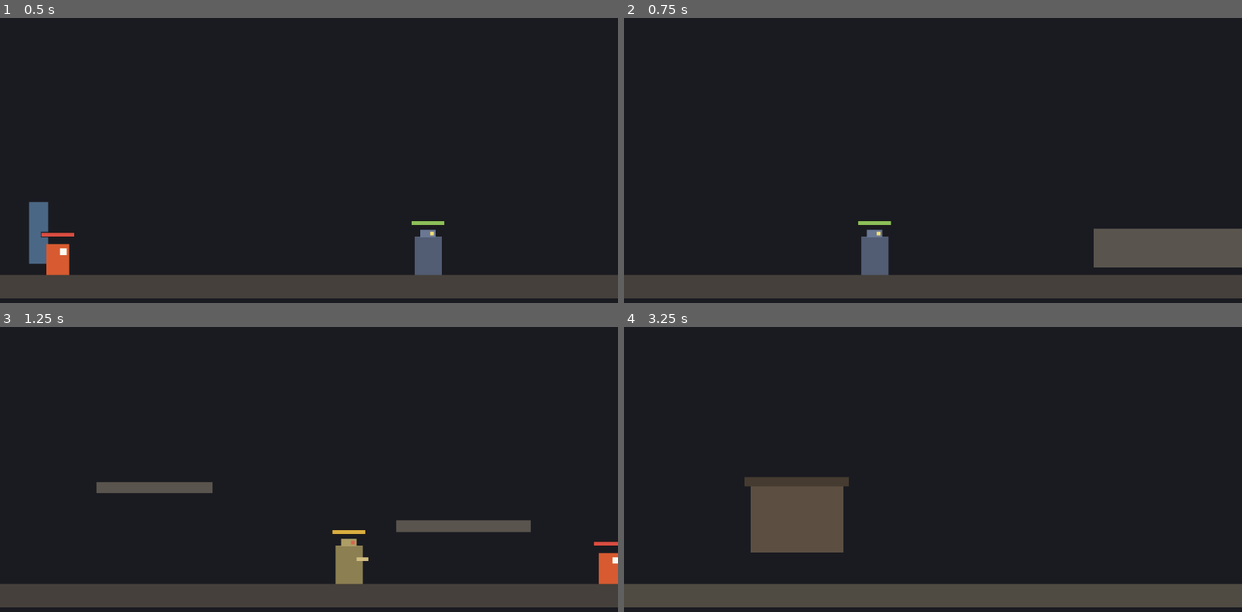
Above: before the commit, frames 1-4 (two rows, left to right).
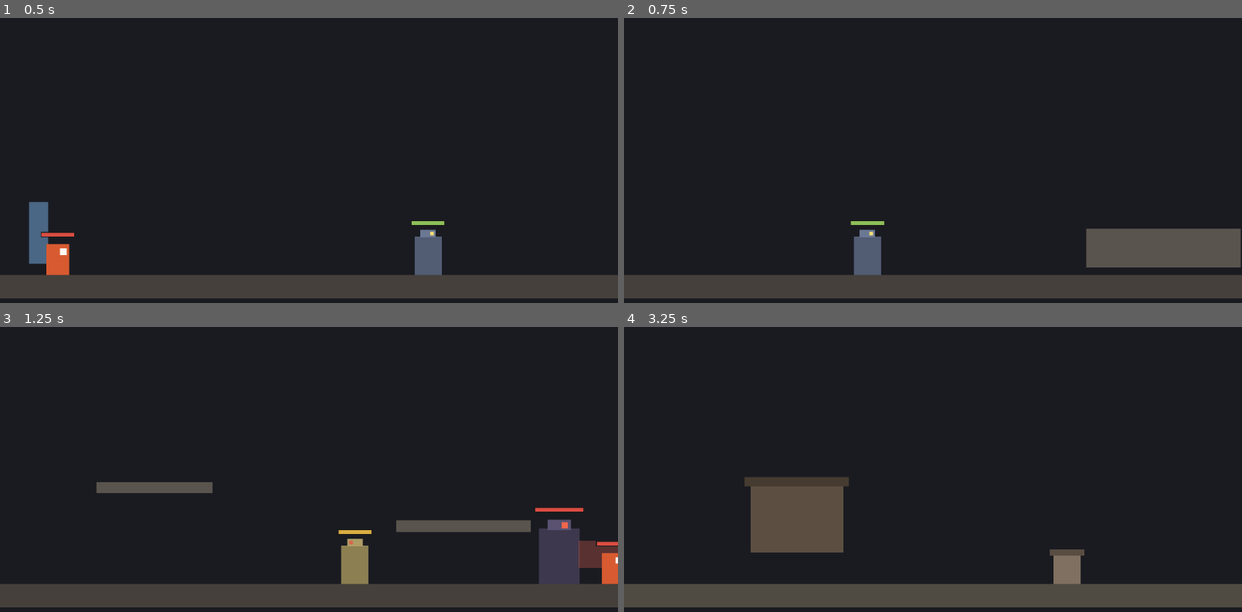
Above: after the commit, the same moments.

Repository: aachean/bailian
Game: Godot game, scene res://tests/test_m3.tscn
The game is run twice, just before and just after one commit, with the same random seed, the same clock (stepped at 60 frames per second) and the same inputs. This scene is started directly instead of the project's main scene.
Inputs (mouse positions are in pixels of both pictures, inside the frame that each line leads up to):
- Up to frame 1 (0.5 s): no input
- Up to frame 2 (0.75 s): move the mouse to (1068, 123) at 0.52 s; hold D (move_right) from 0.53 s (still down); tap J (attack) at 0.6 s; click (1068, 123) at 0.67 s
- Up to frame 3 (1.25 s): keep holding D (move_right); tap Space (jump) at 0.77 s
- Up to frame 4 (3.25 s): move the mouse to (809, 466) at 1.27 s; tap J (attack) at 1.35, 2.3, 2.85 s; click (809, 466) at 1.42 s; tap Space (jump) at 1.52, 3.02 s; move the mouse to (994, 372) at 2.02 s; release D (move_right) at 2.03 s; hold A (move_left) 2.03-2.78 s; tap K (dodge) at 2.1 s; click (994, 372) at 2.17 s; move the mouse to (902, 517) at 2.77 s; hold D (move_right) from 2.78 s (still down); click (902, 517) at 2.92 s

Frame 1 is identical in both runs. In frame 2, 0.7% of the frame differs, in the area x 36-100%, y 71-91%; in frame 3, 2.3%, in the area x 53-100%, y 63-91%; in frame 4, 0.6%.

Commit message:
feat(loop): M2 增量 4 —— Boss / 掉落 / 铁砧强化，打怪循环闭环
- Boss「磨刀石守卫」：walker 场景继承 + boss.tres（血 200、重砸 16 伤、
  硬直短、掉 10 碎片），大体型碰撞与视觉，镇守关卡尽头
- 掉落：EnemyData 加 drop_shards，怪死撒精铁碎片；Pickup 组件轮询距离
  吸附拾取（走近被吸走，比弹跳值钱）
- 强化：城镇铁砧 —— 站上去按 J，3 碎片换 1 级、攻击 +20%；
  Hitbox 加 damage_scale（强化改的是人不是招，技能表不动）
- 快照扩展：碎片与强化等级进存档，「继续」不吐回练好的武器
- test_m3 扩到 10 条（Boss 数据 / 掉落拾取 / 铁砧强化 / 快照含强化）；
  测试房加常驻地面消除下落导致的抖动断言；全量 33+6+10 全绿

Diff:
--- /dev/null
+++ b/data/enemies/boss.tres
@@ -0,0 +1,21 @@
+[gd_resource type="Resource" script_class="EnemyData" load_steps=3 format=3]
+
+[ext_resource type="Script" path="res://scripts/core/enemy_data.gd" id="1_data"]
+[ext_resource type="Resource" path="res://data/skills/boss_smash.tres" id="2_skill"]
+
+[resource]
+script = ExtResource("1_data")
+id = &"boss"
+display_name = "磨刀石守卫"
+max_hp = 200
+revive_delay = 4.0
+hurt_stun_frames = 8
+patrol_speed = 30.0
+chase_speed = 70.0
+patrol_range = 60.0
+aggro_range = 200.0
+deaggro_range = 320.0
+attack_range = 46.0
+attack_cooldown_frames = 70
+attack_skill = ExtResource("2_skill")
+drop_shards = 10
--- a/data/enemies/spearman.tres
+++ b/data/enemies/spearman.tres
@@ -16,6 +16,7 @@
 deaggro_range = 320.0
 attack_range = 40.0
 attack_cooldown_frames = 90
+drop_shards = 2
 attack_skill = null
 projectile_speed = 260.0
 projectile_damage = 7
--- a/data/i18n/ui.csv
+++ b/data/i18n/ui.csv
@@ -10,3 +10,5 @@
 UI_MENU_CONTINUE,"继续游戏","Continue"
 UI_MENU_QUIT,"退出","Quit"
 UI_MENU_LANGUAGE,"语言","Language"
+UI_ANVIL_READY,"按 J 强化武器（-3 精铁）","Press J to upgrade (-3 ore)"
+UI_ANVIL_POOR,"精铁不够，去关卡里打怪","Not enough ore — fight in the level"
--- /dev/null
+++ b/data/skills/boss_smash.tres
@@ -0,0 +1,25 @@
+[gd_resource type="Resource" script_class="SkillData" load_steps=2 format=3]
+
+[ext_resource type="Script" path="res://scripts/core/skill_data.gd" id="1_skill"]
+
+[resource]
+script = ExtResource("1_skill")
+id = &"boss_smash"
+display_name = "重砸"
+kind = 0
+startup_frames = 14
+active_frames = 5
+recovery_frames = 18
+damage = 16
+damage_variance = 0.1
+knockback = 120.0
+hitstop_frames = 7
+heavy = true
+chainable = false
+hitbox_size = Vector2(64, 44)
+hitbox_offset = Vector2(32, -2)
+lunge_speed = 90.0
+lunge_decay_frames = 6
+invincible_from = 0
+invincible_to = 0
+cooldown_frames = 0
--- /dev/null
+++ b/scenes/components/pickup.tscn
@@ -0,0 +1,14 @@
+[gd_scene load_steps=2 format=3]
+
+[ext_resource type="Script" path="res://scripts/components/pickup.gd" id="1_pickup"]
+
+[node name="Pickup" type="Node2D"]
+script = ExtResource("1_pickup")
+
+[node name="Visual" type="ColorRect" parent="."]
+offset_left = -4.0
+offset_top = -4.0
+offset_right = 4.0
+offset_bottom = 4.0
+mouse_filter = 2
+color = Color(0.55, 0.78, 0.9, 1)
--- /dev/null
+++ b/scenes/core/anvil.tscn
@@ -0,0 +1,39 @@
+[gd_scene load_steps=3 format=3]
+
+[ext_resource type="Script" path="res://scripts/core/anvil.gd" id="1_anvil"]
+
+[sub_resource type="RectangleShape2D" id="RectangleShape2D_zone"]
+size = Vector2(72, 64)
+
+[node name="Anvil" type="Area2D"]
+collision_layer = 0
+collision_mask = 1
+script = ExtResource("1_anvil")
+
+[node name="Visual" type="ColorRect" parent="."]
+offset_left = -14.0
+offset_top = -18.0
+offset_right = 14.0
+offset_bottom = 14.0
+mouse_filter = 2
+color = Color(0.5, 0.44, 0.38, 1)
+
+[node name="Top" type="ColorRect" parent="."]
+offset_left = -18.0
+offset_top = -22.0
+offset_right = 18.0
+offset_bottom = -16.0
+mouse_filter = 2
+color = Color(0.35, 0.3, 0.26, 1)
+
+[node name="CollisionShape2D" type="CollisionShape2D" parent="."]
+shape = SubResource("RectangleShape2D_zone")
+
+[node name="Label" type="Label" parent="."]
+offset_left = -150.0
+offset_top = -74.0
+offset_right = 150.0
+offset_bottom = -50.0
+theme_override_font_sizes/font_size = 11
+horizontal_alignment = 1
+text = ""
--- /dev/null
+++ b/scenes/enemies/boss.tscn
@@ -0,0 +1,68 @@
+[gd_scene load_steps=4 format=3]
+
+[ext_resource type="PackedScene" path="res://scenes/enemies/walker.tscn" id="1_base"]
+[ext_resource type="Resource" path="res://data/enemies/boss.tres" id="2_data"]
+
+[sub_resource type="RectangleShape2D" id="RectangleShape2D_boss_body"]
+size = Vector2(42, 58)
+
+[node name="Boss" instance=ExtResource("1_base")]
+data = ExtResource("2_data")
+
+[node name="CollisionShape2D" parent="." index="0"]
+shape = SubResource("RectangleShape2D_boss_body")
+
+[node name="Visuals" parent="." index="1"]
+
+[node name="Body" parent="Visuals" index="0"]
+offset_left = -21.0
+offset_top = -29.0
+offset_right = 21.0
+offset_bottom = 29.0
+color = Color(0.24, 0.22, 0.3, 1)
+
+[node name="Head" parent="Visuals" index="1"]
+offset_left = -12.0
+offset_top = -38.0
+offset_right = 12.0
+offset_bottom = -27.0
+color = Color(0.35, 0.32, 0.44, 1)
+
+[node name="Eye" parent="Visuals" index="2"]
+offset_left = 3.0
+offset_top = -35.0
+offset_right = 9.0
+offset_bottom = -29.0
+color = Color(0.95, 0.4, 0.3, 1)
+
+[node name="Swipe" parent="Visuals" index="3"]
+offset_left = 20.0
+offset_top = -16.0
+offset_right = 62.0
+offset_bottom = 12.0
+color = Color(0.8, 0.35, 0.3, 1)
+
+[node name="Flash" parent="Visuals" index="4"]
+offset_left = -21.0
+offset_top = -38.0
+offset_right = 21.0
+offset_bottom = 29.0
+
+[node name="HealthBar" parent="." index="2"]
+position = Vector2(0, -48)
+
+[node name="BG" parent="HealthBar" index="0"]
+offset_left = -26.0
+offset_top = -3.0
+offset_right = 26.0
+offset_bottom = 3.0
+
+[node name="Fill" parent="HealthBar" index="1"]
+offset_left = -25.0
+offset_top = -2.0
+offset_right = 25.0
+offset_bottom = 2.0
+color = Color(0.86, 0.3, 0.26, 1)
+
+[node name="Hitbox" parent="." index="3"]
+target_mask = 1
--- a/scenes/stages/level_1.tscn
+++ b/scenes/stages/level_1.tscn
@@ -6,6 +6,7 @@
 [ext_resource type="PackedScene" path="res://scenes/enemies/walker.tscn" id="4_walker"]
 [ext_resource type="PackedScene" path="res://scenes/enemies/dasher.tscn" id="5_dasher"]
 [ext_resource type="PackedScene" path="res://scenes/enemies/spearman.tscn" id="6_spearman"]
+[ext_resource type="PackedScene" path="res://scenes/enemies/boss.tscn" id="7_boss"]
 
 [sub_resource type="RectangleShape2D" id="RectangleShape2D_ground"]
 size = Vector2(1920, 24)
@@ -122,5 +123,8 @@
 [node name="Spearman1" parent="." instance=ExtResource("6_spearman")]
 position = Vector2(1620, 288)
 
+[node name="Boss" parent="." instance=ExtResource("7_boss")]
+position = Vector2(1840, 280)
+
 [node name="Player" parent="." instance=ExtResource("2_player")]
 position = Vector2(150, 280)
--- a/scenes/stages/town.tscn
+++ b/scenes/stages/town.tscn
@@ -1,8 +1,9 @@
-[gd_scene load_steps=5 format=3]
+[gd_scene load_steps=6 format=3]
 
 [ext_resource type="Script" path="res://scripts/core/stage.gd" id="1_stage"]
 [ext_resource type="PackedScene" path="res://scenes/characters/player.tscn" id="2_player"]
 [ext_resource type="PackedScene" path="res://scenes/core/portal.tscn" id="3_portal"]
+[ext_resource type="PackedScene" path="res://scenes/core/anvil.tscn" id="4_anvil"]
 
 [sub_resource type="RectangleShape2D" id="RectangleShape2D_ground"]
 size = Vector2(1280, 24)
@@ -65,6 +66,9 @@
 mouse_filter = 2
 color = Color(0.27, 0.23, 0.19, 1)
 
+[node name="Anvil" parent="." instance=ExtResource("4_anvil")]
+position = Vector2(900, 306)
+
 [node name="ExitPortal" parent="." instance=ExtResource("3_portal")]
 position = Vector2(1220, 290)
 target_scene = "res://scenes/stages/level_1.tscn"
--- a/scripts/characters/player.gd
+++ b/scripts/characters/player.gd
@@ -87,6 +87,9 @@
 ## 累计挨打 / 死亡次数（自动验收用）
 var hurts_taken: int = 0
 var deaths: int = 0
+## 精铁碎片（强化素材）与武器强化等级 —— 进存档，随快照恢复
+var shards: int = 0
+var upgrade_level: int = 0
 
 var _state_frame: int = 0
 var _hitstop: int = 0
@@ -119,6 +122,9 @@
 func apply_saved(d: Dictionary) -> void:
 	_end_action()
 	_health.restore(int(d.get("hp", _health.max_hp)))
+	shards = int(d.get("shards", shards))
+	upgrade_level = int(d.get("upgrade", upgrade_level))
+	_apply_upgrade()
 	_hurt_flash = 0.0
 	_visuals.modulate = Color.WHITE
 	global_position = Vector2(float(d.get("x", _spawn_point.x)), float(d.get("y", _spawn_point.y)))
@@ -150,11 +156,26 @@
 	_health.died.connect(_on_died)
 	_health.revived.connect(_on_revived)
 	_health.hp_changed.connect(_update_hp_bar)
+	_apply_upgrade()
 	_spawn_point = global_position
 
 
 func _update_hp_bar(_hp: int, _max_hp: int) -> void:
 	($HealthBar/Fill as ColorRect).scale.x = clampf(_health.ratio(), 0.0, 1.0)
+
+
+## 武器强化：每级 +20% 伤害。改的是 Hitbox 的伤害倍率，
+## 技能表（招式本身）不动 —— 强化的是人，不是招
+const UPGRADE_STEP := 0.2
+
+
+func _apply_upgrade() -> void:
+	_hitbox.damage_scale = 1.0 + UPGRADE_STEP * float(upgrade_level)
+
+
+## 拾取碎片（Pickup 组件调）。满 3 块可去城镇铁砧强化一次
+func collect_shard() -> void:
+	shards += 1
 
 
 func _physics_process(delta: float) -> void:
--- a/scripts/components/hitbox.gd
+++ b/scripts/components/hitbox.gd
@@ -17,6 +17,9 @@
 
 ## 打谁（碰撞层位掩码）。玩家的判定框打 enemy 层 = 2
 @export_flags_2d_physics var target_mask: int = 2
+## 伤害倍率。装备强化加成走这里：持有者改它，判定结算时生效。
+## 放在 Hitbox 而不是改技能表 —— 强化改的是「这个人」，不是「这一招」
+@export var damage_scale: float = 1.0
 ## 是否画出判定框。调手感时开，正常关
 @export var debug_draw: bool = false
 
@@ -100,7 +103,7 @@
 func _resolve(body: Node2D) -> void:
 	var h := body.get_node_or_null("Health") as Health
 	var point := body.global_position + Vector2(0.0, -12.0)
-	var dmg := _skill.roll_damage(_rng)
+	var dmg := int(round(float(_skill.roll_damage(_rng)) * damage_scale))
 
 	# 被击退的方向：从攻击方指向目标
 	var dir := 1
--- /dev/null
+++ b/scripts/components/pickup.gd
@@ -0,0 +1,39 @@
+extends Node2D
+## 掉落物「精铁碎片」：怪死后撒在地上，玩家走近吸附拾取。
+##
+## 不做物理弹跳 —— 原型阶段碎片原地散落就够了，吸附拾取的手感（走近被吸走）
+## 比弹跳值钱。拾取走轮询距离，不走 Area2D 信号：吸附本身就在逐帧挪位置，
+## 反正要逐帧算距离。
+
+const ATTRACT_DIST := 46.0
+const COLLECT_DIST := 10.0
+const ATTRACT_SPEED := 320.0
+
+var _player: Node2D = null
+var _collected := false
+
+
+func _ready() -> void:
+	_player = get_tree().get_first_node_in_group("player")
+
+
+func _physics_process(delta: float) -> void:
+	if _collected:
+		return
+	if not is_instance_valid(_player):
+		_player = get_tree().get_first_node_in_group("player")
+		if _player == null:
+			return
+	var h := _player.get_node_or_null("Health") as Health
+	if h == null or h.is_dead:
+		return                      # 玩家死了不捡，重生后再来
+
+	var d := global_position.distance_to(_player.global_position)
+	if d < COLLECT_DIST:
+		_collected = true
+		if _player.has_method("collect_shard"):
+			_player.call("collect_shard")
+		queue_free()
+	elif d < ATTRACT_DIST:
+		global_position = global_position.move_toward(_player.global_position, ATTRACT_SPEED * delta)
+	# 没人靠近就安静躺着
--- /dev/null
+++ b/scripts/core/anvil.gd
@@ -0,0 +1,64 @@
+extends Area2D
+## 城镇铁砧：站上来按 J，花 3 块精铁把武器强化一级（伤害 +20%）。
+##
+## 「打怪 → 掉碎片 → 回城镇强化 → 打得更顺」这半条循环的地表部分。
+## 用 J 键做交互（专用交互键等手柄适配一起定），提示牌上写清代价和当前等级。
+
+const COST := 3
+
+var _player: Node2D = null
+
+@onready var _label: Label = $Label
+
+
+func _ready() -> void:
+	body_entered.connect(_on_body_entered)
+	body_exited.connect(_on_body_exited)
+	if not GameSettings.language_changed.is_connected(_refresh):
+		GameSettings.language_changed.connect(_refresh)
+	_refresh()
+
+
+func _on_body_entered(body: Node2D) -> void:
+	if body.is_in_group("player"):
+		_player = body
+		_refresh()
+
+
+func _on_body_exited(body: Node2D) -> void:
+	if body.is_in_group("player"):
+		_player = null
+		_refresh()
+
+
+func _physics_process(_delta: float) -> void:
+	if _player == null:
+		return
+	if Input.is_action_just_pressed("attack"):
+		_try_upgrade()
+
+
+## 玩家身上的强化进度（碎片 / 等级）。由 stage.gd 的快照负责存取
+func _refresh() -> void:
+	if _player == null:
+		_label.text = ""
+		return
+	var shards := int(_player.get("shards"))
+	var level := int(_player.get("upgrade_level"))
+	if shards >= COST:
+		_label.text = "%s  %d/3 → Lv.%d" % [tr("UI_ANVIL_READY"), shards, level + 1]
+	else:
+		_label.text = "%s  %d/3  (Lv.%d)" % [tr("UI_ANVIL_POOR"), shards, level]
+
+
+func _try_upgrade() -> void:
+	if _player == null:
+		return
+	var shards := int(_player.get("shards"))
+	if shards < COST:
+		return
+	_player.set("shards", shards - COST)
+	_player.set("upgrade_level", int(_player.get("upgrade_level")) + 1)
+	if _player.has_method("_apply_upgrade"):
+		_player.call("_apply_upgrade")
+	_refresh()
--- a/scripts/core/enemy_data.gd
+++ b/scripts/core/enemy_data.gd
@@ -35,6 +35,10 @@
 ## 攻击用哪张技能表（data/skills/ 里的 SkillData）
 @export var attack_skill: SkillData
 
+@export_group("掉落")
+## 死亡时掉多少精铁碎片（强化素材）。0 = 不掉
+@export var drop_shards: int = 1
+
 @export_group("投射物（远程怪用，0 = 没有远程手段）")
 ## 投射物飞行速度（像素/秒）。0 = 不投掷
 @export var projectile_speed: float = 0.0
--- a/scripts/core/stage.gd
+++ b/scripts/core/stage.gd
@@ -43,6 +43,8 @@
 			"hp": h.hp,
 			"x": player.global_position.x,
 			"y": player.global_position.y,
+			"shards": int(player.get("shards")),
+			"upgrade": int(player.get("upgrade_level")),
 		}
 	var enemies: Array = []
 	for e in get_tree().get_nodes_in_group("enemy"):
--- a/scripts/enemies/spearman.gd
+++ b/scripts/enemies/spearman.gd
@@ -9,6 +9,7 @@
 
 const DAMAGE_NUMBER := preload("res://scenes/ui/damage_number.tscn")
 const PROJECTILE := preload("res://scenes/enemies/projectile.tscn")
+const PICKUP := preload("res://scenes/components/pickup.tscn")
 const FALL_KILL_Y := 800.0
 
 ## 后仰弹簧参数，与 walker / 靶子一致 —— 挨打的观感应该敌我相同
@@ -193,10 +194,23 @@
 
 func _on_died() -> void:
 	_enter(State.DEAD)
+	_drop_shards()
 	_revive_t = data.revive_delay
 	_target_alpha = 0.0
 	set_collision_layer_value(2, false)
 	bar.visible = false
+
+
+## 死亡掉落精铁碎片（与 walker 同一契约）
+func _drop_shards() -> void:
+	var host := get_tree().current_scene
+	if host == null or data.drop_shards <= 0:
+		return
+	for i in data.drop_shards:
+		var p: Node2D = PICKUP.instantiate()
+		host.add_child(p)
+		p.global_position = global_position + Vector2(
+			_rng.randf_range(-24.0, 24.0), _rng.randf_range(-16.0, 4.0))
 
 
 func _on_revived() -> void:
--- a/scripts/enemies/walker.gd
+++ b/scripts/enemies/walker.gd
@@ -11,6 +11,7 @@
 enum State { PATROL, CHASE, ATTACK, HURT, DEAD }
 
 const DAMAGE_NUMBER := preload("res://scenes/ui/damage_number.tscn")
+const PICKUP := preload("res://scenes/components/pickup.tscn")
 
 ## 后仰弹簧参数，与靶子一致 —— 挨打的观感应该敌我相同
 const RECOIL_STIFF := 1500.0
@@ -290,10 +291,23 @@
 
 func _on_died() -> void:
 	_enter(State.DEAD)
+	_drop_shards()
 	_revive_t = data.revive_delay
 	_target_alpha = 0.0
 	set_collision_layer_value(2, false)
 	bar.visible = false
+
+
+## 死亡掉落精铁碎片。散在尸体周围，玩家走近自动吸附
+func _drop_shards() -> void:
+	var host := get_tree().current_scene
+	if host == null or data.drop_shards <= 0:
+		return
+	for i in data.drop_shards:
+		var p: Node2D = PICKUP.instantiate()
+		host.add_child(p)
+		p.global_position = global_position + Vector2(
+			_rng.randf_range(-24.0, 24.0), _rng.randf_range(-16.0, 4.0))
 
 
 func _on_revived() -> void:
--- a/tests/test_m3.gd
+++ b/tests/test_m3.gd
@@ -13,6 +13,23 @@
 
 var _pass := 0
 var _fail := 0
+## 测试房的地面：被测实体（怪 / 碎片 / 玩家）在无重力环境里下落会让
+## 距离类断言抖动（第一遍过第二遍挂就是它）—— 都站在这块地上就稳定了
+var _ground: StaticBody2D = null
+
+
+func _ensure_ground() -> void:
+	if _ground != null:
+		return
+	_ground = StaticBody2D.new()
+	_ground.collision_layer = 4
+	var shape := CollisionShape2D.new()
+	var rect := RectangleShape2D.new()
+	rect.size = Vector2(4000, 24)
+	shape.shape = rect
+	_ground.add_child(shape)
+	_ground.position = Vector2(0, 332)
+	add_child(_ground)
 
 
 func _ready() -> void:
@@ -25,6 +42,10 @@
 	await _t4_dasher_is_distinct()
 	await _t5_portal_not_armed_inside()
 	await _t6_town_walkable()
+	await _t7_boss_present()
+	await _t8_drop_and_pickup()
+	await _t9_anvil_upgrade()
+	await _t10_upgrade_survives_snapshot()
 
 	print("")
 	print("═══ %d 通过 ／ %d 失败 ═══" % [_pass, _fail])
@@ -113,10 +134,11 @@
 	level.queue_free()
 	await _pframes(2)
 
-	_check("1", "城镇与 3 屏关卡都摆得出来：门对门、四种怪各就位",
-		town_ok and portal_script.contains("level_1") and enemies == 4 and kinds.size() == 3
+	_check("1", "城镇与 3 屏关卡都摆得出来：门对门、怪各就位",
+		town_ok and portal_script.contains("level_1") and enemies >= 4
+			and kinds.size() >= 3 and kinds.has("boss")
 			and back_portal.contains("town"),
-		"城镇出口→%s　关卡回城→%s　怪 %d 只 / %d 种（walker/dasher/spearman）" % [
+		"城镇出口→%s　关卡回城→%s　怪 %d 只 / %d 种（含 boss）" % [
 			portal_script.get_file(), back_portal.get_file(), enemies, kinds.size()])
 
 
@@ -219,3 +241,120 @@
 			str(armed_inside), str(armed_after_leave)])
 	town.queue_free()
 	await _pframes(2)
+
+
+## Boss 在关卡尽头，且是真 Boss：血厚、一击沉重（重击）
+func _t7_boss_present() -> void:
+	var level := LEVEL1.instantiate()
+	add_child(level)
+	await _pframes(3)
+	var boss := level.get_node_or_null("Boss")
+	if boss == null:
+		_check("7", "Boss 镇守关卡尽头", false, "level_1 里找不到 Boss")
+		level.queue_free()
+		await _pframes(2)
+		return
+	var d = boss.get("data")
+	var boss_hp: int = d.max_hp
+	var smash: SkillData = d.attack_skill
+	level.queue_free()
+	await _pframes(2)
+
+	_check("7", "Boss 镇守关卡尽头：血厚、重击",
+		boss_hp >= 150 and smash != null and smash.heavy and smash.damage >= 12,
+		"血 %d（≥150）　技能 \"%s\" 伤害 %d 重击=%s" % [
+			boss_hp, smash.display_name if smash != null else "?",
+			smash.damage if smash != null else -1, str(smash.heavy) if smash != null else "?"])
+
+
+## 怪死掉碎片、玩家走过捡起来计数 —— 循环的「掉落」半环
+func _t8_drop_and_pickup() -> void:
+	_ensure_ground()
+	var walker := (load("res://scenes/enemies/walker.tscn") as PackedScene).instantiate()
+	add_child(walker)
+	walker.global_position = Vector2(300.0, 280.0)
+	await _pframes(2)
+	var before: int = int(walker.get("data").drop_shards)
+	walker.call("_drop_shards")
+	await _pframes(1)
+
+	# 数一数场上碎片
+	var spawned := 0
+	var target: Node2D = null
+	for c in get_children():
+		if c.get_script() != null and str(c.get_script().resource_path).ends_with("pickup.gd"):
+			spawned += 1
+			target = c
+
+	var player := (load("res://scenes/characters/player.tscn") as PackedScene).instantiate()
+	add_child(player)
+	await _pframes(1)
+	player.set("shards", 0)
+	if target != null:
+		player.global_position = target.global_position
+	await _pframes(20)
+	var got: int = int(player.get("shards"))
+	walker.queue_free()
+	player.queue_free()
+	await _pframes(2)
+
+	_check("8", "怪死掉精铁碎片，玩家走过自动拾取计数",
+		before >= 1 and spawned >= before and got >= before,
+		"配置掉落 %d　场上生成 %d　玩家拾到 %d" % [before, spawned, got])
+
+
+## 铁砧强化：3 碎片 → 1 级，攻击伤害倍率真的上去
+func _t9_anvil_upgrade() -> void:
+	var town := TOWN.instantiate()
+	add_child(town)
+	await _pframes(3)
+	var player := town.get_node("Player")
+	var anvil := town.get_node("Anvil")
+
+	player.global_position = anvil.global_position + Vector2(0, -8)
+	player.set("shards", 3)
+	player.set("upgrade_level", 0)
+	player.call("_apply_upgrade")
+	await _pframes(6)
+	var scale0: float = (player.get_node("Hitbox") as Hitbox).damage_scale
+
+	_press("attack")
+	await _pframes(4)
+	_release("attack")
+	await _pframes(4)
+	var scale1: float = (player.get_node("Hitbox") as Hitbox).damage_scale
+	var lvl: int = int(player.get("upgrade_level"))
+	var shards: int = int(player.get("shards"))
+	town.queue_free()
+	await _pframes(2)
+
+	_check("9", "铁砧强化：3 碎片换 1 级，攻击伤害倍率 +20%",
+		is_equal_approx(scale0, 1.0) and is_equal_approx(scale1, 1.2)
+			and lvl == 1 and shards == 0,
+		"倍率 %.2f → %.2f　等级 %d　碎片剩 %d" % [scale0, scale1, lvl, shards])
+
+
+## 强化与碎片进快照 —— 「继续游戏」不能把练好的武器吐回去
+func _t10_upgrade_survives_snapshot() -> void:
+	var room := (load("res://scenes/stages/test_room.tscn") as PackedScene).instantiate()
+	add_child(room)
+	await _pframes(3)
+	var player := room.get_node("Player")
+	player.set("shards", 7)
+	player.set("upgrade_level", 2)
+	var snap := room.call("collect") as Dictionary
+
+	# 现场清零，再从快照恢复
+	player.set("shards", 0)
+	player.set("upgrade_level", 0)
+	room.call("_apply_state", snap)
+	await _pframes(2)
+	var shards: int = int(player.get("shards"))
+	var lvl: int = int(player.get("upgrade_level"))
+	var scale: float = (player.get_node("Hitbox") as Hitbox).damage_scale
+	room.queue_free()
+	await _pframes(2)
+
+	_check("10", "碎片与强化等级进快照，继续游戏原样回来",
+		shards == 7 and lvl == 2 and is_equal_approx(scale, 1.4),
+		"碎片 %d（期望 7）　等级 %d（期望 2）　倍率 %.2f（期望 1.40）" % [shards, lvl, scale])
Binary file changed: data/i18n/ui.en.translation
Binary file changed: data/i18n/ui.zh_CN.translation
Not shown: 1 places in scenes/stages/level_1.tscn that only renumber resources
Not shown, added: scripts/components/pickup.gd.uid
Not shown, added: scripts/core/anvil.gd.uid
